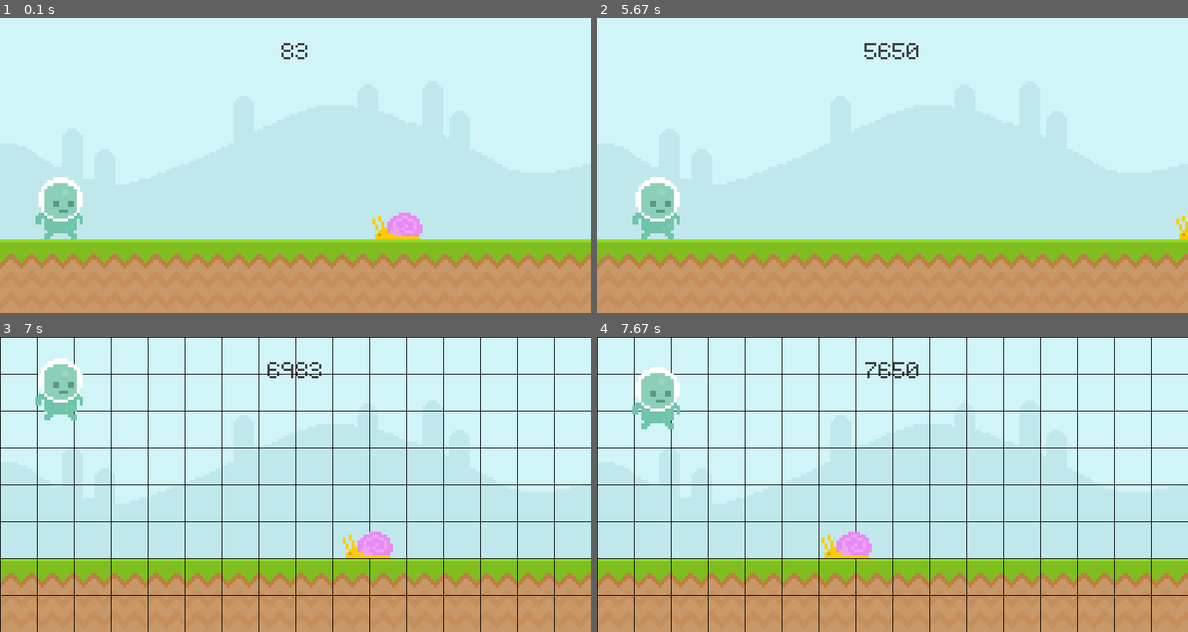
Above: before the commit, frames 1-4 (two rows, left to right).
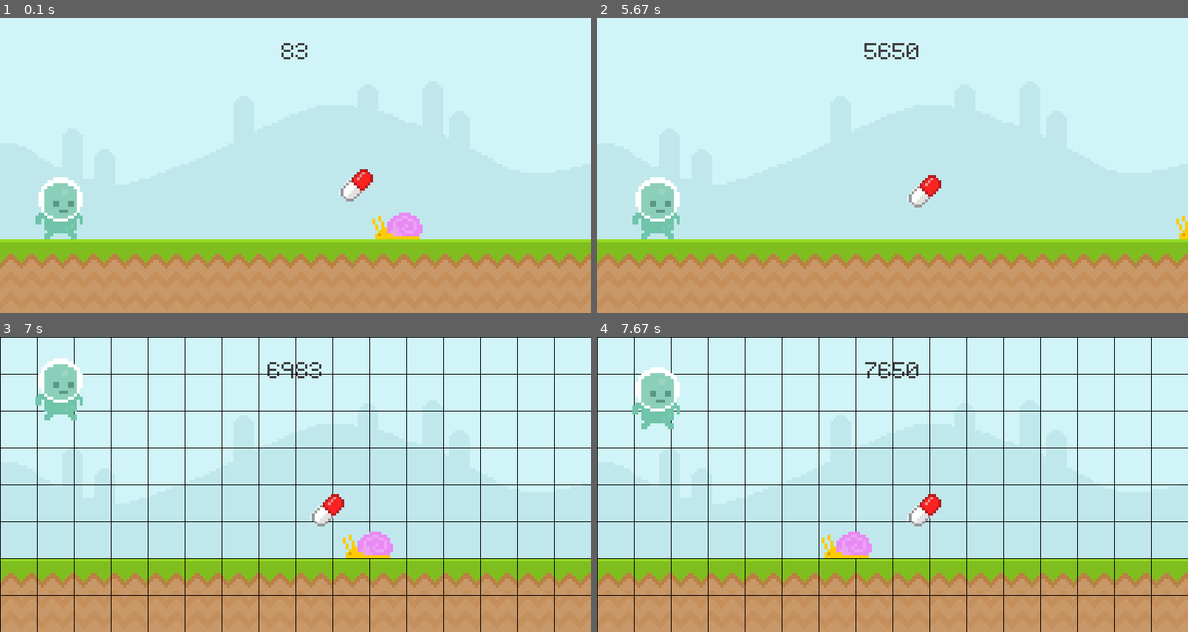
Above: after the commit, the same moments.

Repository: EricWang559/pygame-intro
Game: pygame game, started from game1.py
Two runs of this game, one before a commit and one after it. Both use one fixed random seed, a clock stepped at 60 frames per second and the inputs below.
Inputs (mouse positions are in pixels of both pictures, inside the frame that each line leads up to):
- Up to frame 1 (0.1 s): no input
- Up to frame 2 (5.67 s): hold Right 0.33-0.8 s; hold Up 0.83-1.3 s; click (656, 124) at 1.38 s; tap G at 1.67, 4.72 s; click (656, 136) at 2.05 s; click (656, 29) at 2.38 s; hold Right 2.67-3.13 s; hold Left 3.17-3.7 s; hold Left 3.73-4.13 s; hold Up 4.17-4.53 s; tap Space at 4.23, 4.63, 4.93, 5.3, 5.6 s; hold Right 4.57-5.2 s; hold Left from 5.23 s (still down)
- Up to frame 3 (7 s): release Left at 5.7 s; hold Right 5.73-6.2 s; tap Space at 5.8, 6.1, 6.3, 6.63, 6.93 s; hold Up 6.23-6.53 s; tap G at 6.38 s; hold Right from 6.57 s (still down)
- Up to frame 4 (7.67 s): release Right at 7.03 s; hold Left 7.07-7.6 s; tap Space at 7.13, 7.43 s; hold Left from 7.63 s (still down)

The runs differ from the first frame. In frame 1, 0.4% of the frame differs, in the area x 57-64%, y 51-63%; in frame 2, 0.4%; in frame 3, 0.4%, in the area x 52-59%, y 53-65%; in frame 4, 0.4%.

Commit message:
added drug

Diff:
--- a/game1.py
+++ b/game1.py
@@ -1,4 +1,5 @@
 import pygame
+import random
 from sys import exit
 
 def display_score():
@@ -25,6 +26,7 @@
 clock = pygame.time.Clock()
 test_font = pygame.font.Font('font/Pixeltype.ttf', 50)
 game_active = True
+start_time = 0
 
 
 sky_surf = pygame.image.load('graphics/Sky.png').convert()
@@ -39,6 +41,10 @@
 player_rect = player_surf.get_rect(midbottom = (80,300))
 player_gravity = 0
 player_xspeed = 0
+
+pill_surf = pygame.image.load('graphics/pill.png').convert_alpha()
+pill_rect = player_surf.get_rect(midtop = (int(random.randrange(400,500)),(int(random.randrange(0,300)))))
+
 numJump = 0
 
 onGround = True
@@ -48,6 +54,8 @@
 allow_x_movement = False
 have_grid = False
 show_pos_player = False
+show_pill = True
+speed_factor = 1
 
 while True:
     for event in pygame.event.get():
@@ -81,9 +89,9 @@
 
             # Horizontal movement
             if keys[pygame.K_LEFT]:
-                player_xspeed = -5  # Move left
+                player_xspeed = -5 * speed_factor  # Move left
             if keys[pygame.K_RIGHT]:
-                player_xspeed = 5  # Move right
+                player_xspeed = 5 * speed_factor # Move right
             if keys[pygame.K_LEFT] and keys[pygame.K_RIGHT]:
                 player_xspeed = 0
             if not keys[pygame.K_LEFT] and not keys[pygame.K_RIGHT]:
@@ -120,6 +128,10 @@
             if event.type == pygame.KEYDOWN:
                 game_active = True
                 snail_rect.left = 800
+                start_time = 0
+                speed_factor = 1
+                show_pill = True
+                pill_rect = player_surf.get_rect(midtop = (int(random.randrange(400,500)),(int(random.randrange(0,300)))))
 
     if game_active:
         #blit = block image transfer
@@ -143,6 +155,18 @@
         screen.blit(snail_surf, snail_rect)
         if snail_rect.right <= 0: snail_rect.left = 800
         #print(player_rect.left)
+
+        #pill
+        if show_pill:
+            t1 = 0
+            screen.blit(pill_surf, pill_rect)
+            if player_rect.colliderect(pill_rect):
+                speed_factor = 1.4
+                t1 = pygame.time.get_ticks()
+                print("pill taken")
+                show_pill = False
+            if pygame.time.get_ticks() - t1 == 1000 and t1 != 0:
+                speed_factor = 1
 
         #player
         player_gravity += 1
Binary file added: graphics/pill.png
